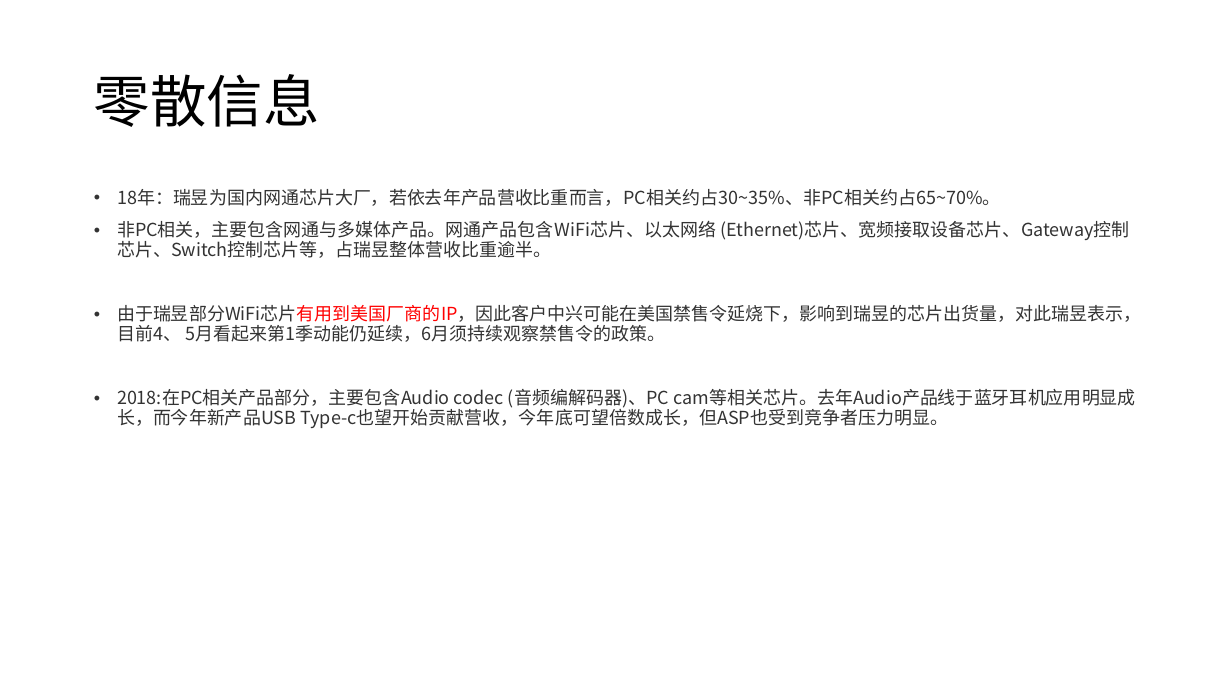
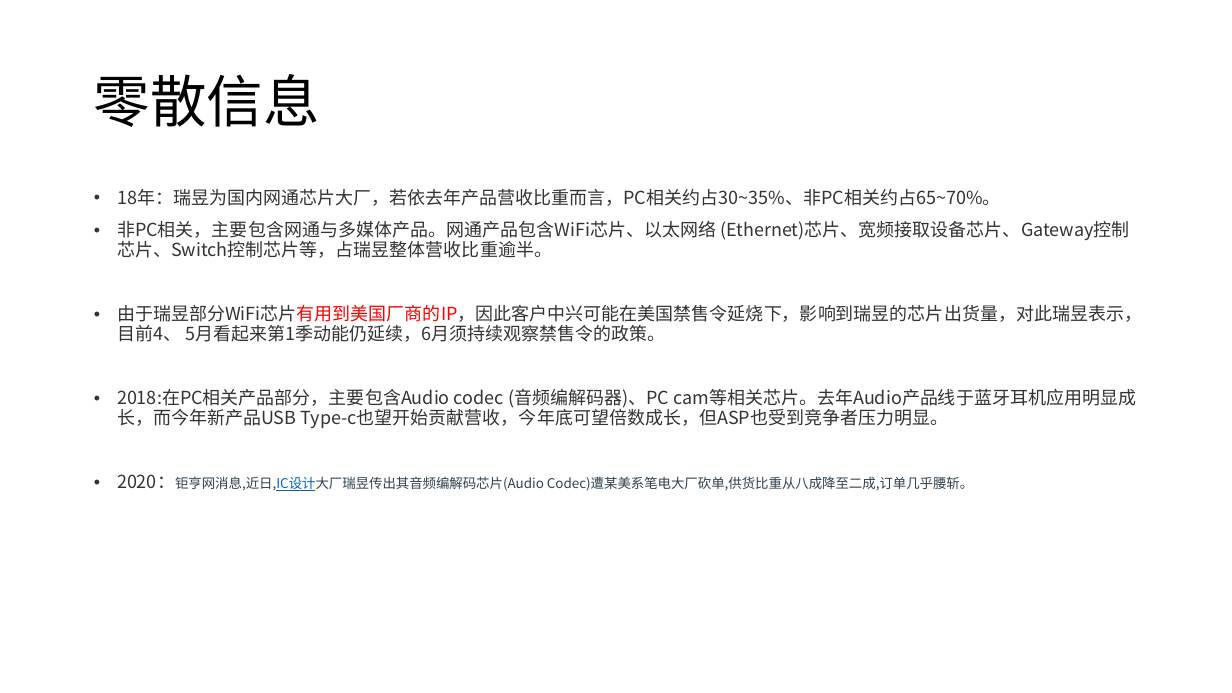
Before and after one commit to rosabai666/soundec, a slide deck: slide 15 of 2023/02产品/SNC8x/01)竞品分析/00)竞品芯片分析/品牌产品路线分析/Realtek/Realtek产品线分析.pptx (slide 7 before the commit). Drawn at 1232x693 pixels with LibreOffice and Linux fonts; fonts in the diff are those of the drawing. Boxes give left, top, right and bottom in pixels: in the first picture for what was removed or moved away, otherwise in the second. Text is boxed around its words. In the diff, an @@ line names an element or a change of style, - is before the commit and + after.

```diff
--- a/2023/02产品/SNC8x/01)竞品分析/00)竞品芯片分析/品牌产品路线分析/Realtek/Realtek产品线分析.pptx
+++ b/2023/02产品/SNC8x/01)竞品分析/00)竞品芯片分析/品牌产品路线分析/Realtek/Realtek产品线分析.pptx
@@ text at (117, 474, 973, 491): paragraph added @@
+• 2020：钜亨网消息,近日,IC设计大厂瑞昱传出其音频编解码芯片(Audio Codec)遭某美系笔电大厂砍单,供货比重从八成降至二成,订单几乎腰斩。
```
Also in this commit, not shown: 3 other slides changed, 6 slides added, 1 slide removed, 17 other files.
